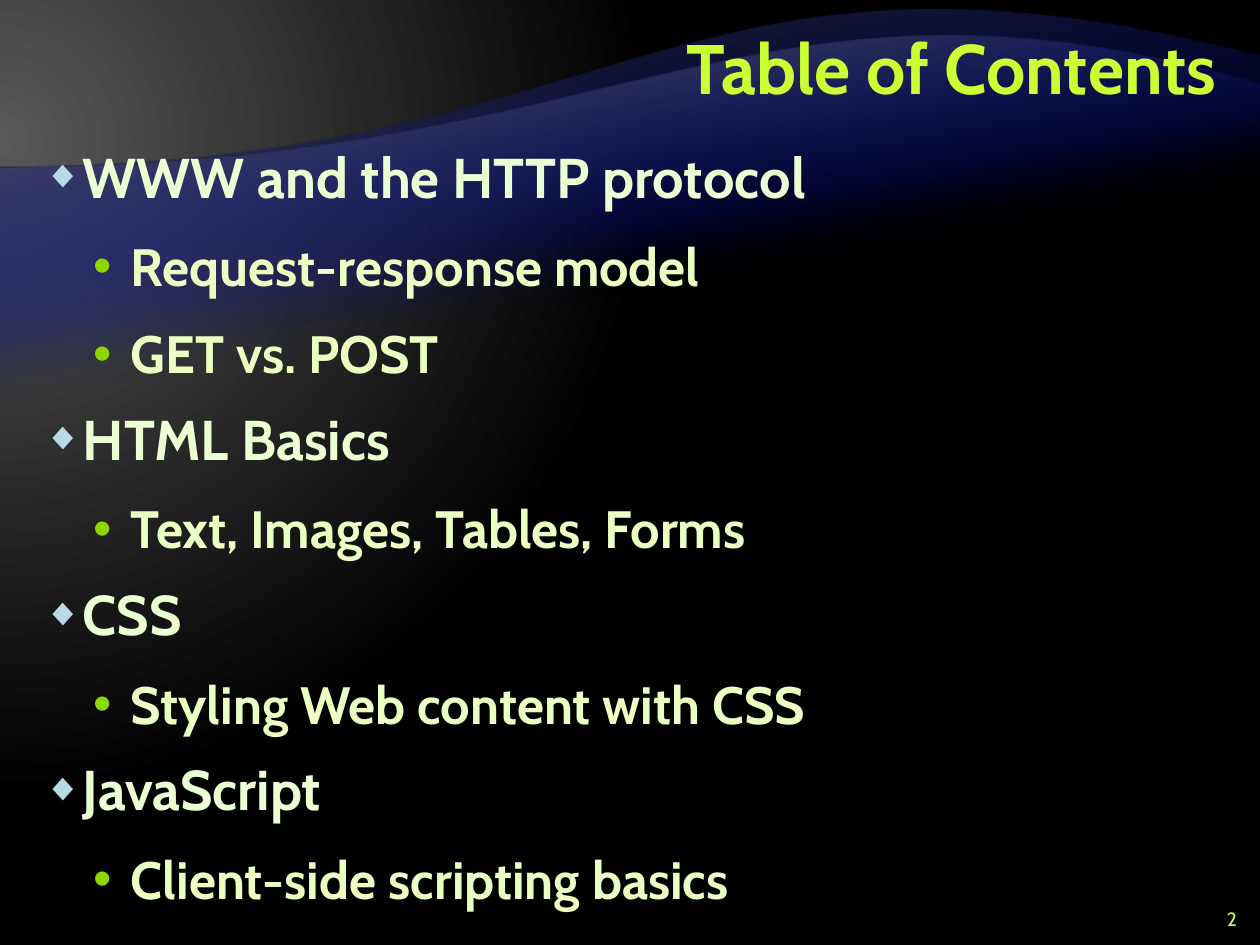
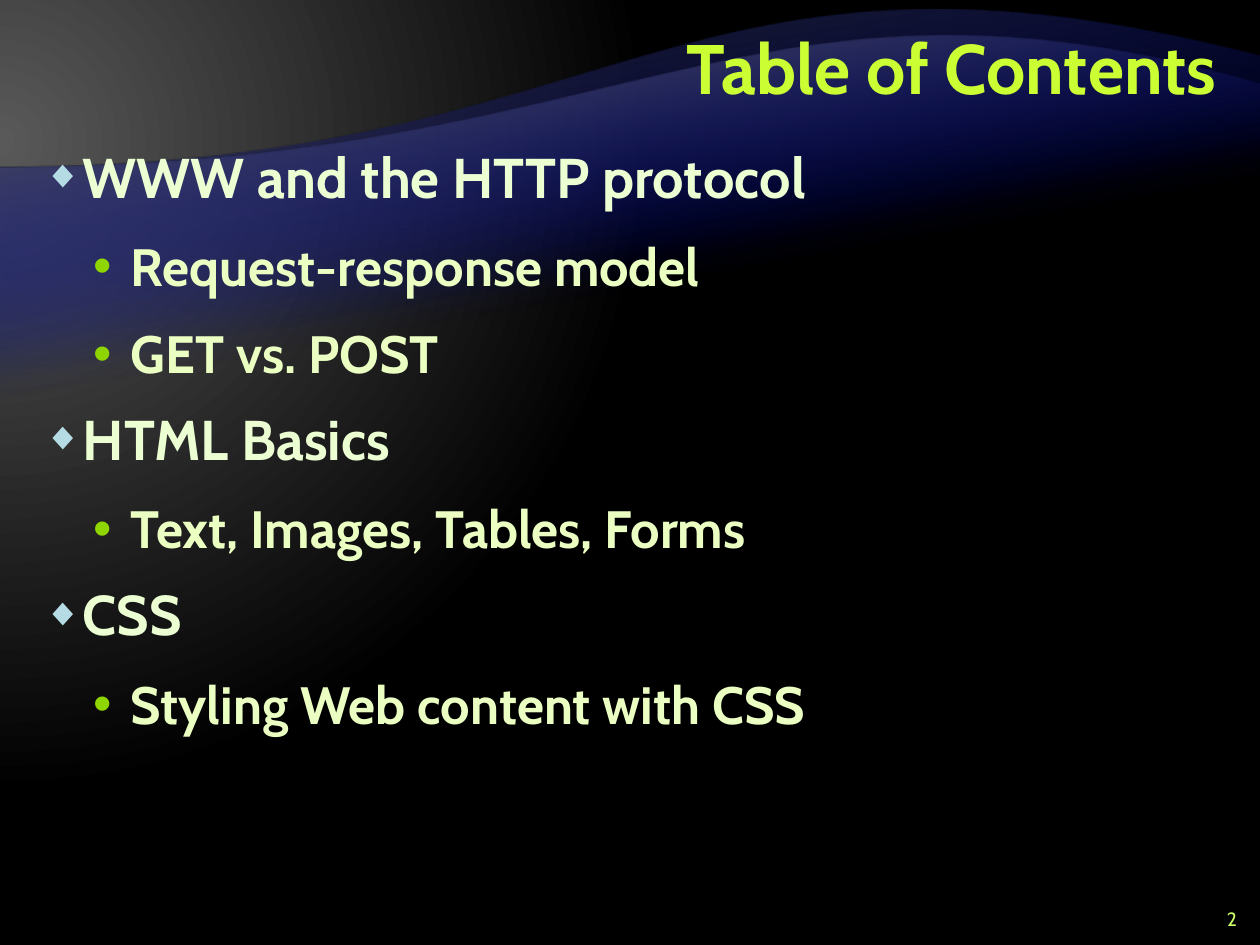
Before and after one commit to Graveheart/aspnetcourse, a slide deck: slide 2 of lectures/7. Web Technologies Basics.pptx. Drawn at 1260x945 pixels with LibreOffice and Linux fonts; fonts in the diff are those of the drawing; background and template pictures are left out. Boxes give left, top, right and bottom in pixels: in the first picture for what was removed or moved away, otherwise in the second. Text is boxed around its words. In the diff, an @@ line names an element or a change of style, - is before the commit and + after.

```diff
--- a/lectures/7. Web Technologies Basics.pptx
+++ b/lectures/7. Web Technologies Basics.pptx
@@ text at bbox=[83, 770, 729, 911]: paragraphs removed @@
-◆ JavaScript
-  • Client-side scripting basics
```
Also in this commit, not shown: 3 other slides changed, 18 slides added, 1 slide removed, 2 other files.
